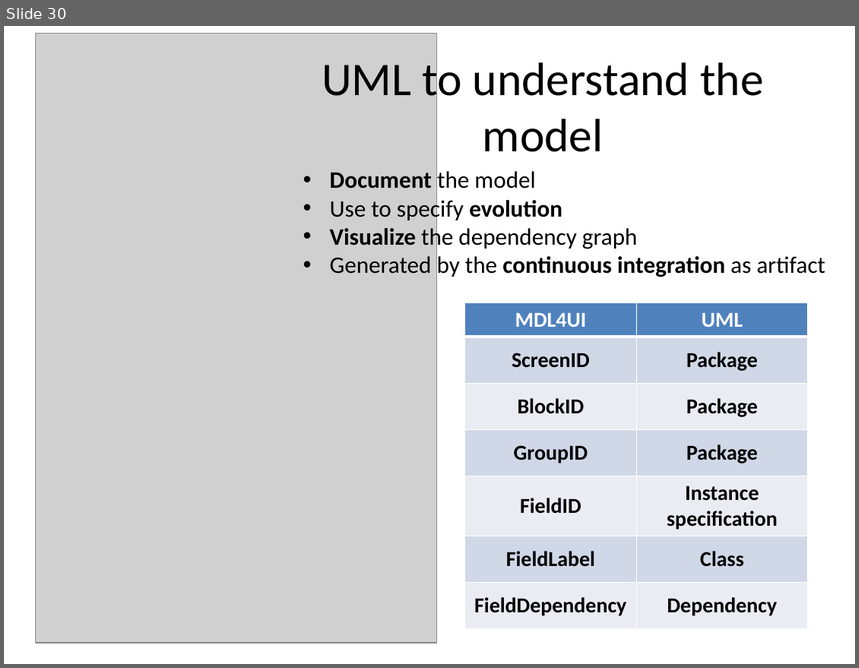
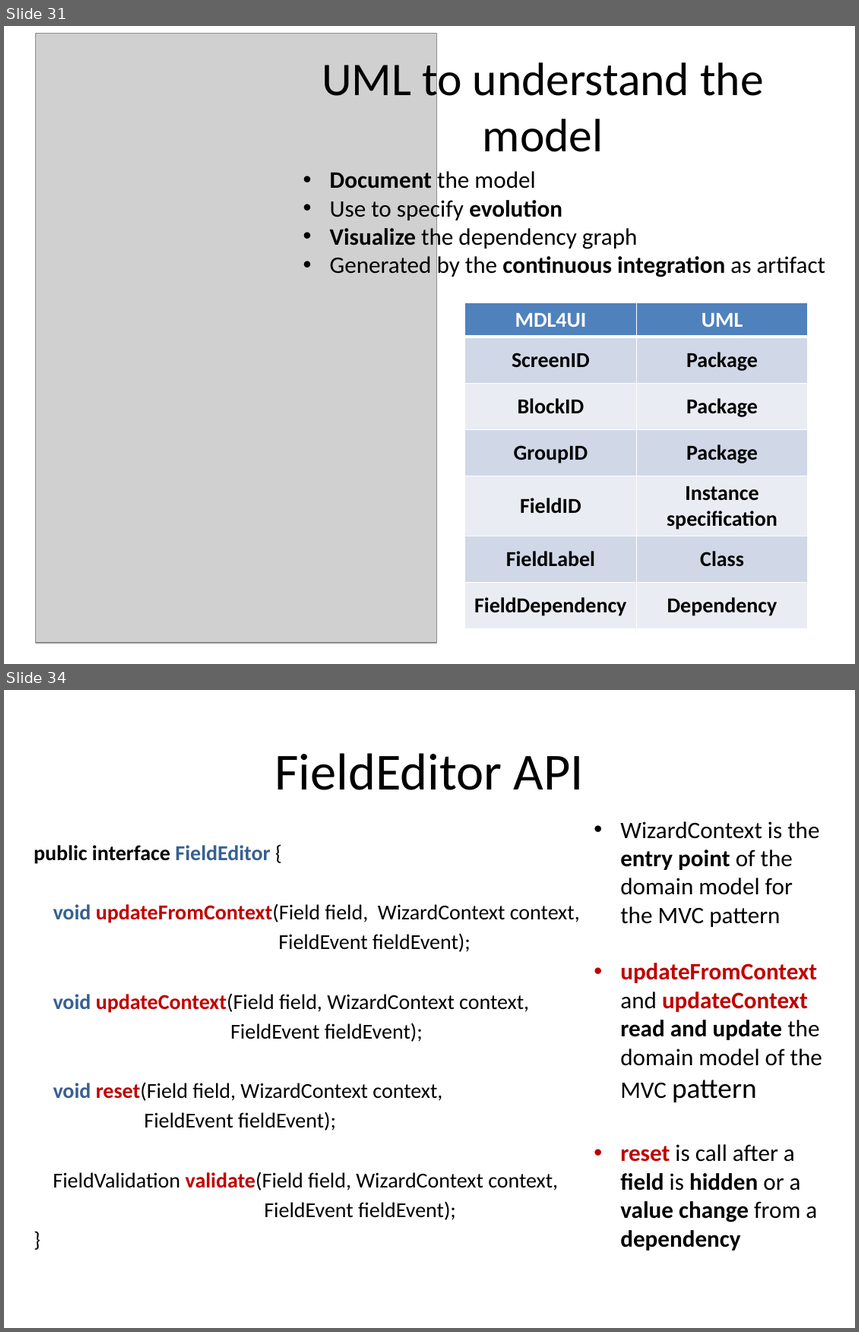
Before and after one commit to lesfurets/mdl4ui, a slide deck: mdl4ui-docs/mdl4ui_cg2013.pptx. Shown one above the other, each under a label of ours: slide 30 before the commit, slides 31 and 34 after it; the slides between them are not shown. The pictures are 859x668 and 859x1332 pixels, drawn with LibreOffice and Linux fonts; fonts in the diff are those of the drawing; grey boxes stand for pictures. Boxes give left, top, right and bottom in pixels: in the first picture for what was removed or moved away, otherwise in the second. Text is boxed around its words. In the diff, an @@ line names an element or a change of style, - is before the commit and + after.

```diff
--- a/mdl4ui-docs/mdl4ui_cg2013.pptx
+++ b/mdl4ui-docs/mdl4ui_cg2013.pptx
@@ slide 34 added at <box>4,690,855,1328</box>, background #FFFFFF @@
@@ title added at <box>275,753,584,790</box>, 44 pt, text #000000 @@
+FieldEditor API
@@ text added at <box>620,821,823,1251</box>, 20 pt, text #000000 @@
+• WizardContext is the entry point of the domain model for the MVC pattern
+• updateFromContext and updateContext read and update the domain model of the MVC pattern
+• reset is call after a field is hidden or a value change from a dependency
@@ text added at <box>34,845,580,1220</box>, 18 pt, text #000000 @@
+public interface FieldEditor {
+void updateFromContext(Field field, WizardContext context,
+FieldEvent fieldEvent);
+void updateContext(Field field, WizardContext context,
+FieldEvent fieldEvent);
+void reset(Field field, WizardContext context,
+FieldEvent fieldEvent);
+FieldValidation validate(Field field, WizardContext context,
+FieldEvent fieldEvent);
+}
@@ what was slide 30 is now slide 31 @@
```
Also in this commit, not shown: 6 slides changed, 8 other slides added, 1 slide removed.
